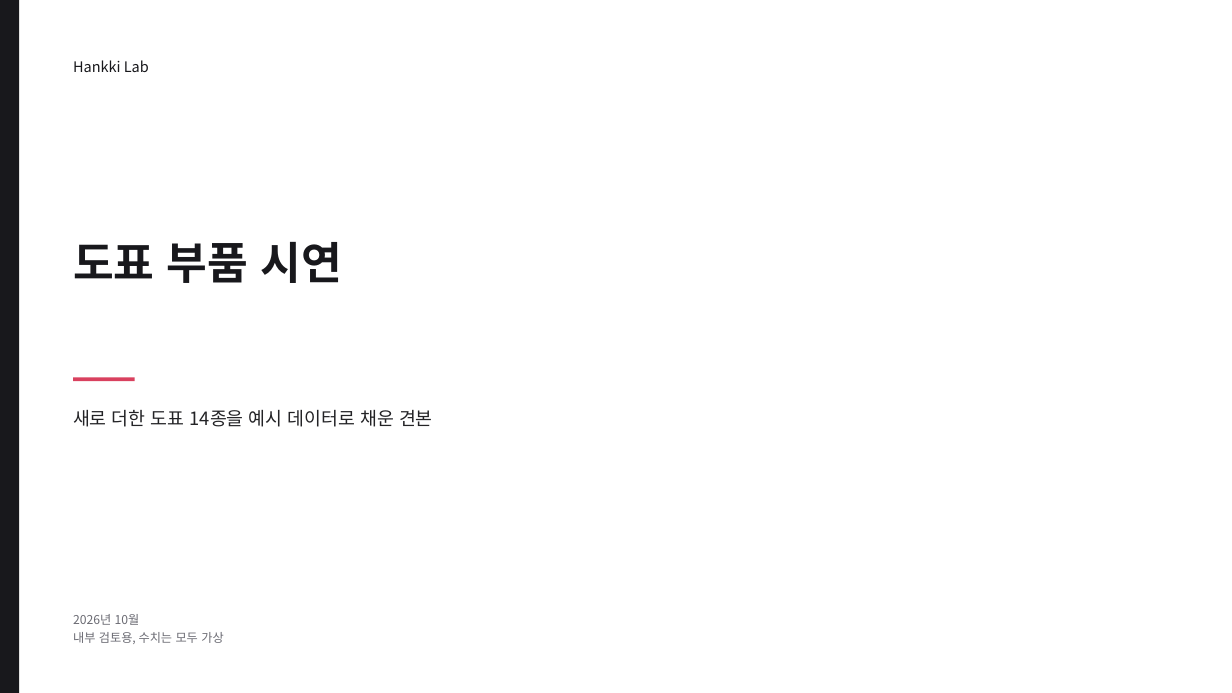
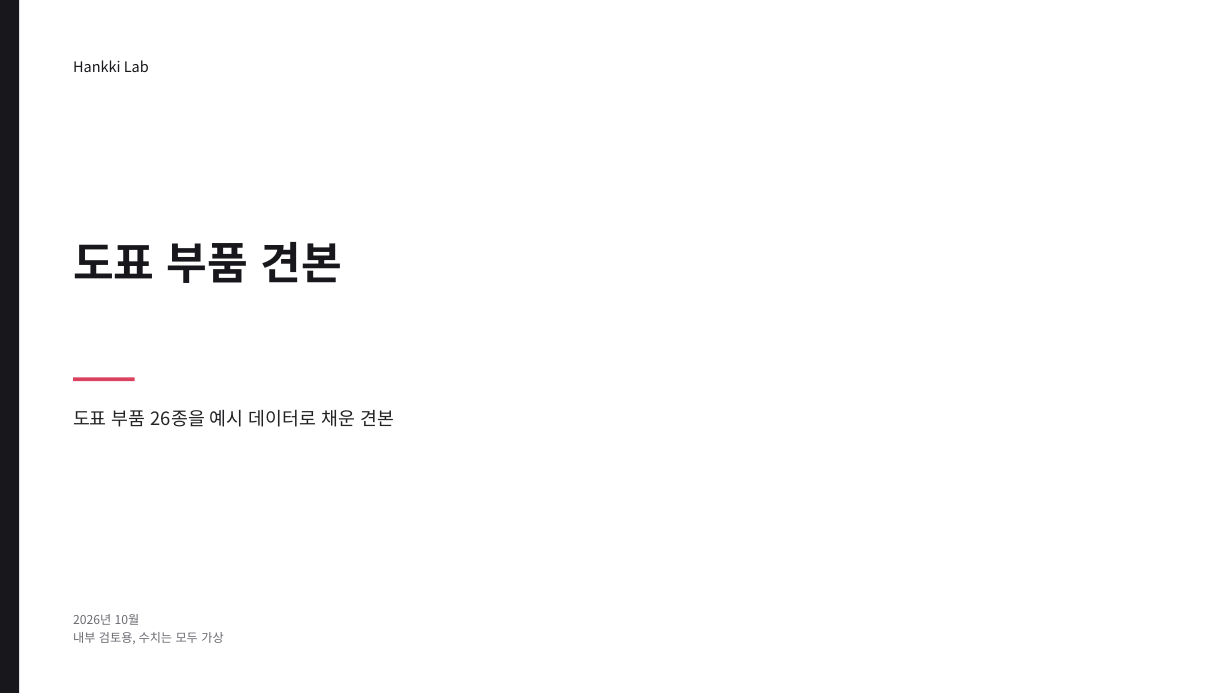
Before and after one commit to minchan-ban/bmc-ppt, a slide deck: slide 1 of decks/_chart-sample/out/_chart-sample.pptx. Drawn at 1232x693 pixels with LibreOffice and Linux fonts; fonts in the diff are those of the drawing. Boxes give left, top, right and bottom in pixels: in the first picture for what was removed or moved away, otherwise in the second. Text is boxed around its words. In the diff, an @@ line names an element or a change of style, - is before the commit and + after.

```diff
--- a/decks/_chart-sample/out/_chart-sample.pptx
+++ b/decks/_chart-sample/out/_chart-sample.pptx
@@ text at (x1=73, y1=242, x2=342, y2=283): text changed @@
-도표 부품 시연
+도표 부품 견본
@@ text at (x1=73, y1=410, x2=394, y2=427): text changed @@
-새로 더한 도표 14종을 예시 데이터로 채운 견본
+도표 부품 26종을 예시 데이터로 채운 견본
```
Also in this commit, not shown: 14 other slides changed, 12 slides added, 30 other files.
